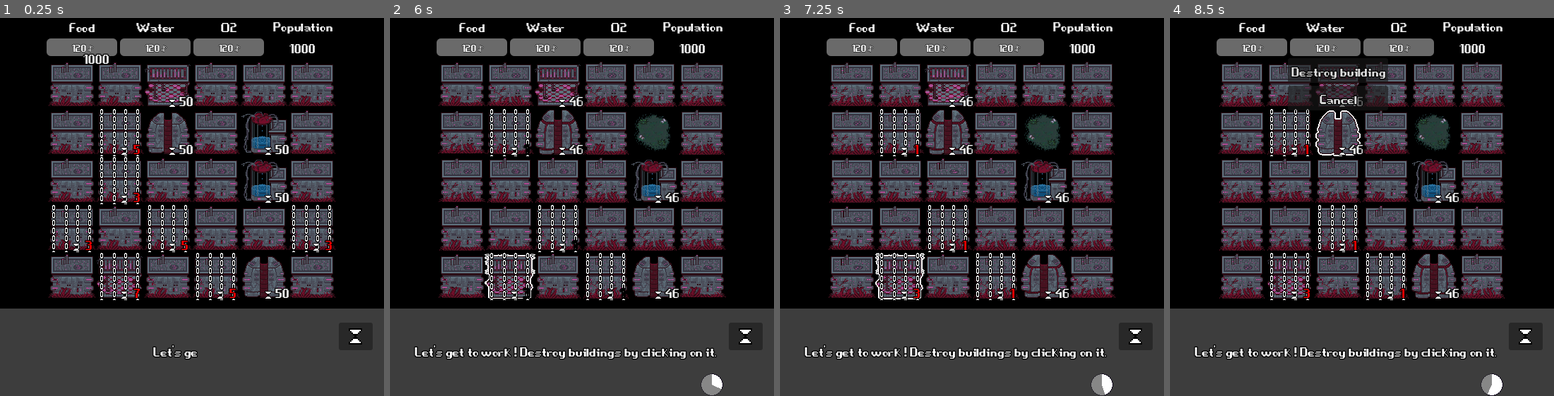
Above: before the commit, frames 1-4 (left to right).
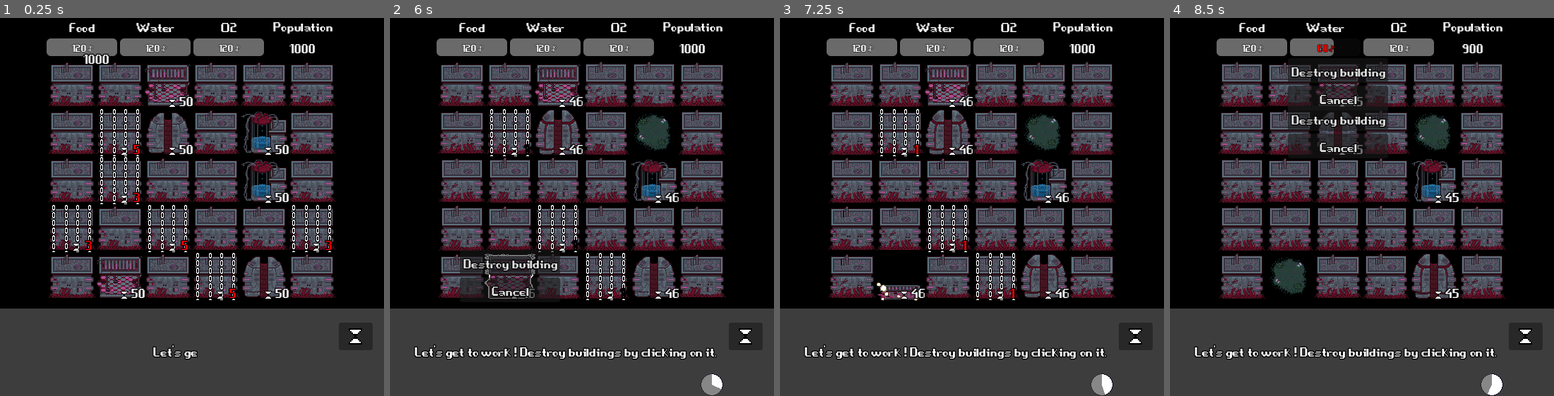
Above: after the commit, the same moments.

Repository: angeldustjdr/godot-wild-jam-2023
Game: Godot game, scene res://Main.tscn
Two runs of this game, one before a commit and one after it. Both use one fixed random seed, a clock stepped at 60 frames per second and the inputs below.
Inputs (mouse positions are in pixels of both pictures, inside the frame that each line leads up to):
- Up to frame 1 (0.25 s): no input
- Up to frame 2 (6 s): click (747, 335) at 0.5 s; click (747, 335) at 1.25 s; click (747, 335) at 2 s; tap Enter (ui_accept) at 2.75, 3.02, 4.52 s; move the mouse to (654, 131) at 2.77 s; click (654, 131) at 2.92 s; click "Destroy building" at 3.5 s; move the mouse to (654, 180) at 4.27 s; click (654, 180) at 4.42 s; click "Destroy building" at 5 s; move the mouse to (509, 275) at 5.77 s; click (509, 275) at 5.92 s
- Up to frame 3 (7.25 s): click (899, 263) at 6.5 s, where only the run after the commit has a clickable "Destroy building"
- Up to frame 4 (8.5 s): move the mouse to (1338, 86) at 7.27 s; click (1338, 86) at 7.42 s; tap Enter (ui_accept) at 7.52, 8.27 s; move the mouse to (1338, 131) at 8.02 s; click (1338, 131) at 8.17 s

The runs differ from the first frame. In frame 1, 0.5% of the frame differs, in the area x 25-38%, y 62-75%; in frame 2, 2.1%; in frame 3, 1.2%; in frame 4, 4.8%, in the area x 25-82%, y 5-75%.

Commit message:
reveal

Diff:
--- /dev/null
+++ b/scene/AnimationPlayerDestroy.tscn
@@ -0,0 +1,216 @@
+[gd_scene load_steps=14 format=3 uid="uid://b4hs7wnnbndbx"]
+
+[ext_resource type="Texture2D" uid="uid://iyga3w6hcmq" path="res://asset/sheet/building1-sheet.png" id="1_4gltn"]
+[ext_resource type="Texture2D" uid="uid://gvmpybdfao44" path="res://asset/sheet/fournaise-sheet.png" id="2_2kbbo"]
+[ext_resource type="Texture2D" uid="uid://ni3i2sb10sqm" path="res://asset/sheet/sewer-sheet.png" id="3_u5xj7"]
+[ext_resource type="Texture2D" uid="uid://dmvtdearw3a18" path="res://asset/sheet/spore_generator-sheet.png" id="4_yr2gs"]
+[ext_resource type="Texture2D" uid="uid://cv016tjbjadl4" path="res://asset/sprite/dust.png" id="5_oqjj1"]
+
+[sub_resource type="Animation" id="Animation_coeub"]
+length = 0.001
+tracks/0/type = "value"
+tracks/0/imported = false
+tracks/0/enabled = true
+tracks/0/path = NodePath("Sprite:scale")
+tracks/0/interp = 1
+tracks/0/loop_wrap = true
+tracks/0/keys = {
+"times": PackedFloat32Array(0),
+"transitions": PackedFloat32Array(1),
+"update": 0,
+"values": [Vector2(1, 1)]
+}
+tracks/1/type = "value"
+tracks/1/imported = false
+tracks/1/enabled = true
+tracks/1/path = NodePath("Sprite:position")
+tracks/1/interp = 1
+tracks/1/loop_wrap = true
+tracks/1/keys = {
+"times": PackedFloat32Array(0),
+"transitions": PackedFloat32Array(1),
+"update": 0,
+"values": [Vector2(34, 34)]
+}
+
+[sub_resource type="Animation" id="Animation_ylm5r"]
+resource_name = "destroy"
+tracks/0/type = "value"
+tracks/0/imported = false
+tracks/0/enabled = true
+tracks/0/path = NodePath("Sprite:scale")
+tracks/0/interp = 1
+tracks/0/loop_wrap = true
+tracks/0/keys = {
+"times": PackedFloat32Array(0, 1),
+"transitions": PackedFloat32Array(1, 1),
+"update": 0,
+"values": [Vector2(1, 1), Vector2(1, 0)]
+}
+tracks/1/type = "value"
+tracks/1/imported = false
+tracks/1/enabled = true
+tracks/1/path = NodePath("Sprite:position")
+tracks/1/interp = 1
+tracks/1/loop_wrap = true
+tracks/1/keys = {
+"times": PackedFloat32Array(0, 1),
+"transitions": PackedFloat32Array(1, 1),
+"update": 0,
+"values": [Vector2(34, 34), Vector2(34, 68)]
+}
+
+[sub_resource type="Animation" id="Animation_y7l3y"]
+resource_name = "destroyHeat"
+length = 3.0
+tracks/0/type = "value"
+tracks/0/imported = false
+tracks/0/enabled = true
+tracks/0/path = NodePath("Sprite:scale")
+tracks/0/interp = 1
+tracks/0/loop_wrap = true
+tracks/0/keys = {
+"times": PackedFloat32Array(0, 0.6, 1, 2, 3),
+"transitions": PackedFloat32Array(1, 1, 1, 1, 1),
+"update": 0,
+"values": [Vector2(1, 1), Vector2(0, 1), Vector2(1, 1), Vector2(1, 1), Vector2(1, 0)]
+}
+tracks/1/type = "value"
+tracks/1/imported = false
+tracks/1/enabled = true
+tracks/1/path = NodePath("Sprite:position")
+tracks/1/interp = 1
+tracks/1/loop_wrap = true
+tracks/1/keys = {
+"times": PackedFloat32Array(2, 3),
+"transitions": PackedFloat32Array(1, 1),
+"update": 0,
+"values": [Vector2(34, 34), Vector2(34, 68)]
+}
+tracks/2/type = "value"
+tracks/2/imported = false
+tracks/2/enabled = true
+tracks/2/path = NodePath("Sprite:texture")
+tracks/2/interp = 1
+tracks/2/loop_wrap = true
+tracks/2/keys = {
+"times": PackedFloat32Array(0.7),
+"transitions": PackedFloat32Array(1),
+"update": 1,
+"values": [ExtResource("2_2kbbo")]
+}
+
+[sub_resource type="Animation" id="Animation_keuap"]
+resource_name = "destroyPollution"
+length = 3.0
+tracks/0/type = "value"
+tracks/0/imported = false
+tracks/0/enabled = true
+tracks/0/path = NodePath("Sprite:scale")
+tracks/0/interp = 1
+tracks/0/loop_wrap = true
+tracks/0/keys = {
+"times": PackedFloat32Array(0, 0.6, 1, 2, 3),
+"transitions": PackedFloat32Array(1, 1, 1, 1, 1),
+"update": 0,
+"values": [Vector2(1, 1), Vector2(0, 1), Vector2(1, 1), Vector2(1, 1), Vector2(1, 0)]
+}
+tracks/1/type = "value"
+tracks/1/imported = false
+tracks/1/enabled = true
+tracks/1/path = NodePath("Sprite:position")
+tracks/1/interp = 1
+tracks/1/loop_wrap = true
+tracks/1/keys = {
+"times": PackedFloat32Array(2, 3),
+"transitions": PackedFloat32Array(1, 1),
+"update": 0,
+"values": [Vector2(34, 34), Vector2(34, 68)]
+}
+tracks/2/type = "value"
+tracks/2/imported = false
+tracks/2/enabled = true
+tracks/2/path = NodePath("Sprite:texture")
+tracks/2/interp = 1
+tracks/2/loop_wrap = true
+tracks/2/keys = {
+"times": PackedFloat32Array(0, 0.7),
+"transitions": PackedFloat32Array(1, 1),
+"update": 1,
+"values": [ExtResource("1_4gltn"), ExtResource("3_u5xj7")]
+}
+
+[sub_resource type="Animation" id="Animation_0eoqy"]
+resource_name = "destroySpore"
+length = 3.0
+tracks/0/type = "value"
+tracks/0/imported = false
+tracks/0/enabled = true
+tracks/0/path = NodePath("Sprite:scale")
+tracks/0/interp = 1
+tracks/0/loop_wrap = true
+tracks/0/keys = {
+"times": PackedFloat32Array(0, 0.6, 1, 2, 3),
+"transitions": PackedFloat32Array(1, 1, 1, 1, 1),
+"update": 0,
+"values": [Vector2(1, 1), Vector2(0, 1), Vector2(1, 1), Vector2(1, 1), Vector2(1, 0)]
+}
+tracks/1/type = "value"
+tracks/1/imported = false
+tracks/1/enabled = true
+tracks/1/path = NodePath("Sprite:position")
+tracks/1/interp = 1
+tracks/1/loop_wrap = true
+tracks/1/keys = {
+"times": PackedFloat32Array(2, 3),
+"transitions": PackedFloat32Array(1, 1),
+"update": 0,
+"values": [Vector2(34, 34), Vector2(34, 68)]
+}
+tracks/2/type = "value"
+tracks/2/imported = false
+tracks/2/enabled = true
+tracks/2/path = NodePath("Sprite:texture")
+tracks/2/interp = 1
+tracks/2/loop_wrap = true
+tracks/2/keys = {
+"times": PackedFloat32Array(0, 0.7),
+"transitions": PackedFloat32Array(1, 1),
+"update": 1,
+"values": [ExtResource("1_4gltn"), ExtResource("4_yr2gs")]
+}
+
+[sub_resource type="AnimationLibrary" id="AnimationLibrary_7r8rq"]
+_data = {
+"RESET": SubResource("Animation_coeub"),
+"destroy": SubResource("Animation_ylm5r"),
+"destroyHeat": SubResource("Animation_y7l3y"),
+"destroyPollution": SubResource("Animation_keuap"),
+"destroySpore": SubResource("Animation_0eoqy")
+}
+
+[sub_resource type="Curve" id="Curve_6uh38"]
+_data = [Vector2(0, 0.5), 0.0, 0.0, 0, 0, Vector2(1, 1), 0.0, 0.0, 0, 0]
+point_count = 2
+
+[sub_resource type="Gradient" id="Gradient_afqxf"]
+offsets = PackedFloat32Array(0.709091, 1)
+colors = PackedColorArray(1, 1, 1, 1, 1, 1, 1, 0)
+
+[node name="AnimationPlayerDestroy" type="AnimationPlayer"]
+libraries = {
+"": SubResource("AnimationLibrary_7r8rq")
+}
+
+[node name="DustParticule" type="CPUParticles2D" parent="."]
+visible = false
+position = Vector2(34, 68)
+texture = ExtResource("5_oqjj1")
+emission_shape = 3
+emission_rect_extents = Vector2(34, 1)
+gravity = Vector2(0, -100)
+damping_max = 10.0
+angle_max = 180.0
+scale_amount_min = 0.5
+scale_amount_curve = SubResource("Curve_6uh38")
+color_ramp = SubResource("Gradient_afqxf")
--- a/scene/Farm.tscn
+++ b/scene/Farm.tscn
@@ -1,9 +1,8 @@
-[gd_scene load_steps=6 format=3 uid="uid://dbti86078p3o"]
+[gd_scene load_steps=5 format=3 uid="uid://dbti86078p3o"]
 
 [ext_resource type="PackedScene" uid="uid://8001k27dcfjx" path="res://scene/GenericBuilding.tscn" id="1_4fp6f"]
 [ext_resource type="Script" path="res://script/Farm.gd" id="2_m277t"]
 [ext_resource type="Shader" path="res://shader/Outline.gdshader" id="3_kr3jd"]
-[ext_resource type="Texture2D" uid="uid://dkswda2vgbwo1" path="res://asset/sheet/crops-1-sheet.png" id="4_5hrgb"]
 
 [sub_resource type="ShaderMaterial" id="ShaderMaterial_2yi5r"]
 resource_local_to_scene = true
@@ -24,11 +23,10 @@
 "POP": 0,
 "WATER": 0
 }
-locakable = false
+lockable = false
 swapable = false
 outcomeAllowed = false
 particuleAllowed = true
 
 [node name="Sprite" parent="." index="0"]
 material = SubResource("ShaderMaterial_2yi5r")
-texture = ExtResource("4_5hrgb")
--- a/scene/GenericBuilding.tscn
+++ b/scene/GenericBuilding.tscn
@@ -1,11 +1,11 @@
-[gd_scene load_steps=17 format=3 uid="uid://8001k27dcfjx"]
+[gd_scene load_steps=12 format=3 uid="uid://8001k27dcfjx"]
 
 [ext_resource type="Script" path="res://script/GenericBuilding.gd" id="1_v8jsb"]
 [ext_resource type="Texture2D" uid="uid://iyga3w6hcmq" path="res://asset/sheet/building1-sheet.png" id="2_ihrt5"]
 [ext_resource type="Shader" path="res://shader/Outline.gdshader" id="2_jt4ha"]
 [ext_resource type="Theme" uid="uid://cjnwflv66k2s4" path="res://asset/Theme.tres" id="3_4g578"]
 [ext_resource type="Texture2D" uid="uid://b1y5pqiffrfj4" path="res://asset/sprite/chain.png" id="5_pgkn5"]
-[ext_resource type="Texture2D" uid="uid://cv016tjbjadl4" path="res://asset/sprite/dust.png" id="6_6koqq"]
+[ext_resource type="PackedScene" uid="uid://b4hs7wnnbndbx" path="res://scene/AnimationPlayerDestroy.tscn" id="6_6vore"]
 
 [sub_resource type="ShaderMaterial" id="ShaderMaterial_wq1gu"]
 resource_local_to_scene = true
@@ -80,74 +80,6 @@
 "idle": SubResource("Animation_lhjvy")
 }
 
-[sub_resource type="Animation" id="Animation_ylm5r"]
-resource_name = "destroy"
-tracks/0/type = "value"
-tracks/0/imported = false
-tracks/0/enabled = true
-tracks/0/path = NodePath("Sprite:scale")
-tracks/0/interp = 1
-tracks/0/loop_wrap = true
-tracks/0/keys = {
-"times": PackedFloat32Array(0, 1),
-"transitions": PackedFloat32Array(1, 1),
-"update": 0,
-"values": [Vector2(1, 1), Vector2(1, 0)]
-}
-tracks/1/type = "value"
-tracks/1/imported = false
-tracks/1/enabled = true
-tracks/1/path = NodePath("Sprite:position")
-tracks/1/interp = 1
-tracks/1/loop_wrap = true
-tracks/1/keys = {
-"times": PackedFloat32Array(0, 1),
-"transitions": PackedFloat32Array(1, 1),
-"update": 0,
-"values": [Vector2(34, 34), Vector2(34, 68)]
-}
-
-[sub_resource type="Animation" id="Animation_coeub"]
-length = 0.001
-tracks/0/type = "value"
-tracks/0/imported = false
-tracks/0/enabled = true
-tracks/0/path = NodePath("Sprite:scale")
-tracks/0/interp = 1
-tracks/0/loop_wrap = true
-tracks/0/keys = {
-"times": PackedFloat32Array(0),
-"transitions": PackedFloat32Array(1),
-"update": 0,
-"values": [Vector2(1, 1)]
-}
-tracks/1/type = "value"
-tracks/1/imported = false
-tracks/1/enabled = true
-tracks/1/path = NodePath("Sprite:position")
-tracks/1/interp = 1
-tracks/1/loop_wrap = true
-tracks/1/keys = {
-"times": PackedFloat32Array(0),
-"transitions": PackedFloat32Array(1),
-"update": 0,
-"values": [Vector2(34, 34)]
-}
-
-[sub_resource type="AnimationLibrary" id="AnimationLibrary_7r8rq"]
-_data = {
-"RESET": SubResource("Animation_coeub"),
-"destroy": SubResource("Animation_ylm5r")
-}
-
-[sub_resource type="Curve" id="Curve_6uh38"]
-_data = [Vector2(0, 0.5), 0.0, 0.0, 0, 0, Vector2(1, 1), 0.0, 0.0, 0, 0]
-point_count = 2
-
-[sub_resource type="Gradient" id="Gradient_afqxf"]
-offsets = PackedFloat32Array(0.709091, 1)
-colors = PackedColorArray(1, 1, 1, 1, 1, 1, 1, 0)
-
 [node name="GenericBuilding" type="Area2D"]
 script = ExtResource("1_v8jsb")
 description = "A techno-organic building.
@@ -182,23 +114,7 @@
 texture = ExtResource("5_pgkn5")
 centered = false
 
-[node name="AnimationPlayerDestroy" type="AnimationPlayer" parent="."]
-libraries = {
-"": SubResource("AnimationLibrary_7r8rq")
-}
-
-[node name="DustParticule" type="CPUParticles2D" parent="AnimationPlayerDestroy"]
-visible = false
-position = Vector2(34, 68)
-texture = ExtResource("6_6koqq")
-emission_shape = 3
-emission_rect_extents = Vector2(34, 1)
-gravity = Vector2(0, -100)
-damping_max = 10.0
-angle_max = 180.0
-scale_amount_min = 0.5
-scale_amount_curve = SubResource("Curve_6uh38")
-color_ramp = SubResource("Gradient_afqxf")
+[node name="AnimationPlayerDestroy" parent="." instance=ExtResource("6_6vore")]
 
 [connection signal="input_event" from="." to="." method="_on_input_event"]
 [connection signal="mouse_entered" from="Tooltip" to="." method="_on_tooltip_mouse_entered"]
--- a/scene/HeatBuilding.tscn
+++ b/scene/HeatBuilding.tscn
@@ -14,6 +14,7 @@
 
 [node name="HeatBuilding" instance=ExtResource("1_gq15e")]
 effect = "Heat"
+animationDestroy = "Heat"
 
 [node name="Sprite" parent="." index="0"]
 material = SubResource("ShaderMaterial_f40ye")
--- a/scene/PollutedBuilding.tscn
+++ b/scene/PollutedBuilding.tscn
@@ -14,6 +14,7 @@
 
 [node name="PollutedBuilding" instance=ExtResource("1_r3o7a")]
 effect = "Pollution"
+animationDestroy = "Pollution"
 
 [node name="Sprite" parent="." index="0"]
 material = SubResource("ShaderMaterial_jihqy")
--- a/scene/SporeBuilding.tscn
+++ b/scene/SporeBuilding.tscn
@@ -14,6 +14,7 @@
 
 [node name="SporeBuilding" instance=ExtResource("1_4odel")]
 effect = "Spore"
+animationDestroy = "Spore"
 
 [node name="Sprite" parent="." index="0"]
 material = SubResource("ShaderMaterial_r3tj7")
--- a/scene/SuperFoodGenerator.tscn
+++ b/scene/SuperFoodGenerator.tscn
@@ -22,6 +22,7 @@
 "WATER": 0
 }
 hasHourglass = true
+lockable = false
 outcomeAllowed = false
 
 [node name="Sprite" parent="." index="0"]
--- a/scene/SuperO2Generator.tscn
+++ b/scene/SuperO2Generator.tscn
@@ -22,6 +22,7 @@
 "WATER": 0
 }
 hasHourglass = true
+lockable = false
 outcomeAllowed = false
 
 [node name="Sprite" parent="." index="0"]
--- a/scene/SuperWaterGenerator.tscn
+++ b/scene/SuperWaterGenerator.tscn
@@ -22,6 +22,7 @@
 "WATER": 6
 }
 hasHourglass = true
+lockable = false
 outcomeAllowed = false
 
 [node name="Sprite" parent="." index="0"]
--- a/scene/Tree.tscn
+++ b/scene/Tree.tscn
@@ -1,9 +1,8 @@
-[gd_scene load_steps=6 format=3 uid="uid://b1pis7haq12vr"]
+[gd_scene load_steps=5 format=3 uid="uid://b1pis7haq12vr"]
 
 [ext_resource type="PackedScene" uid="uid://8001k27dcfjx" path="res://scene/GenericBuilding.tscn" id="1_w1hx2"]
 [ext_resource type="Script" path="res://script/Tree.gd" id="2_sdvdm"]
 [ext_resource type="Shader" path="res://shader/Outline.gdshader" id="3_ugomi"]
-[ext_resource type="Texture2D" uid="uid://b7pa7c56sneuq" path="res://asset/sheet/tree-1-sheet.png" id="4_q8026"]
 
 [sub_resource type="ShaderMaterial" id="ShaderMaterial_l27tc"]
 resource_local_to_scene = true
@@ -24,11 +23,10 @@
 "POP": 0,
 "WATER": 0
 }
-locakable = false
+lockable = false
 swapable = false
 outcomeAllowed = false
 particuleAllowed = true
 
 [node name="Sprite" parent="." index="0"]
 material = SubResource("ShaderMaterial_l27tc")
-texture = ExtResource("4_q8026")
--- a/scene/Well.tscn
+++ b/scene/Well.tscn
@@ -1,9 +1,8 @@
-[gd_scene load_steps=6 format=3 uid="uid://dtllj1v6mld6i"]
+[gd_scene load_steps=5 format=3 uid="uid://dtllj1v6mld6i"]
 
 [ext_resource type="PackedScene" uid="uid://8001k27dcfjx" path="res://scene/GenericBuilding.tscn" id="1_day3t"]
 [ext_resource type="Script" path="res://script/Well.gd" id="2_5bo8q"]
 [ext_resource type="Shader" path="res://shader/Outline.gdshader" id="3_x4qk2"]
-[ext_resource type="Texture2D" uid="uid://ca1rcoekasxh6" path="res://asset/sheet/well-sheet-1.png" id="4_ni233"]
 
 [sub_resource type="ShaderMaterial" id="ShaderMaterial_25j6i"]
 resource_local_to_scene = true
@@ -24,11 +23,10 @@
 "POP": 0,
 "WATER": 1
 }
-locakable = false
+lockable = false
 swapable = false
 outcomeAllowed = false
 particuleAllowed = true
 
 [node name="Sprite" parent="." index="0"]
 material = SubResource("ShaderMaterial_25j6i")
-texture = ExtResource("4_ni233")
--- a/script/GenericBuilding.gd
+++ b/script/GenericBuilding.gd
@@ -29,6 +29,7 @@
 @export var swapable = true
 @export var outcomeAllowed = true
 @export var particuleAllowed = false
+@export var animationDestroy = ""
 
 @onready var effectDescription = {"Heat" : "The air temperature is pretty high here!",
 	"Pollution" : "The floor is covered with polluted water!",
@@ -114,9 +115,10 @@
 func selfDestruct(type):
 	#print(i,j)
 	GameState.actionnable_off()
+	if animationDestroy!="": RadioDiffusion.nextDialogNeeded(animationDestroy)
 	dust.global_position = self.global_position + Vector2(34,68)
 	dust.visible = true
-	$AnimationPlayerDestroy.play("destroy")
+	$AnimationPlayerDestroy.play("destroy"+animationDestroy)
 	await $AnimationPlayerDestroy.animation_finished
 	dust.visible = false
 	RadioDiffusion.gridUpdateCall(i,j,type)
Not shown, changed: dialogue.txt
